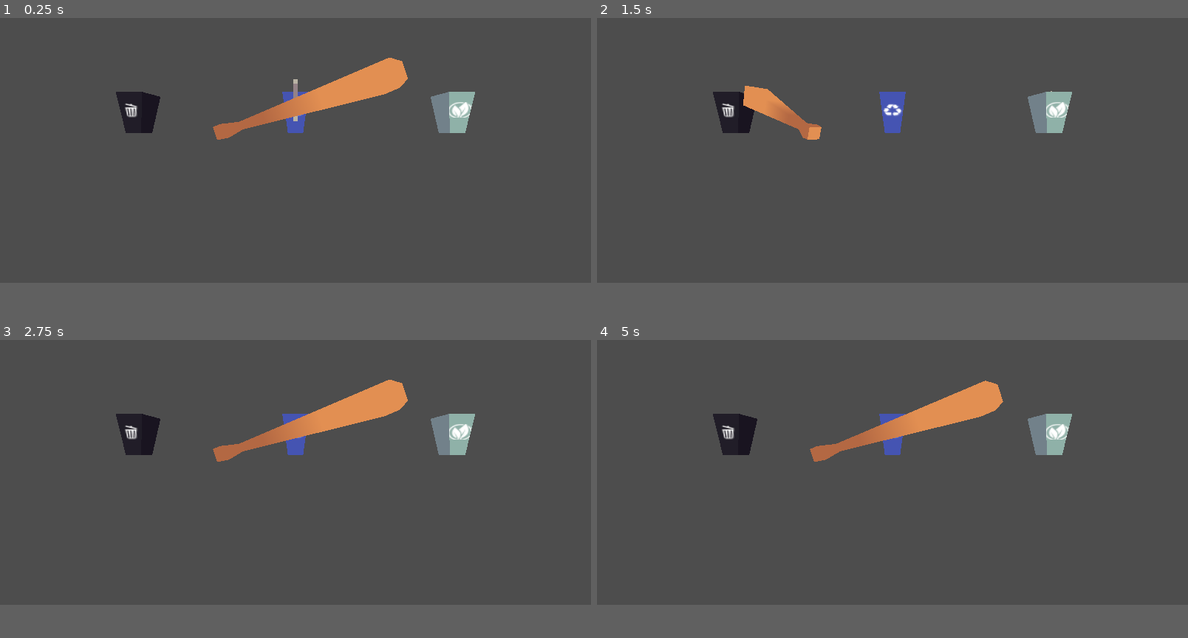
Above: before the commit, frames 1-4 (two rows, left to right).
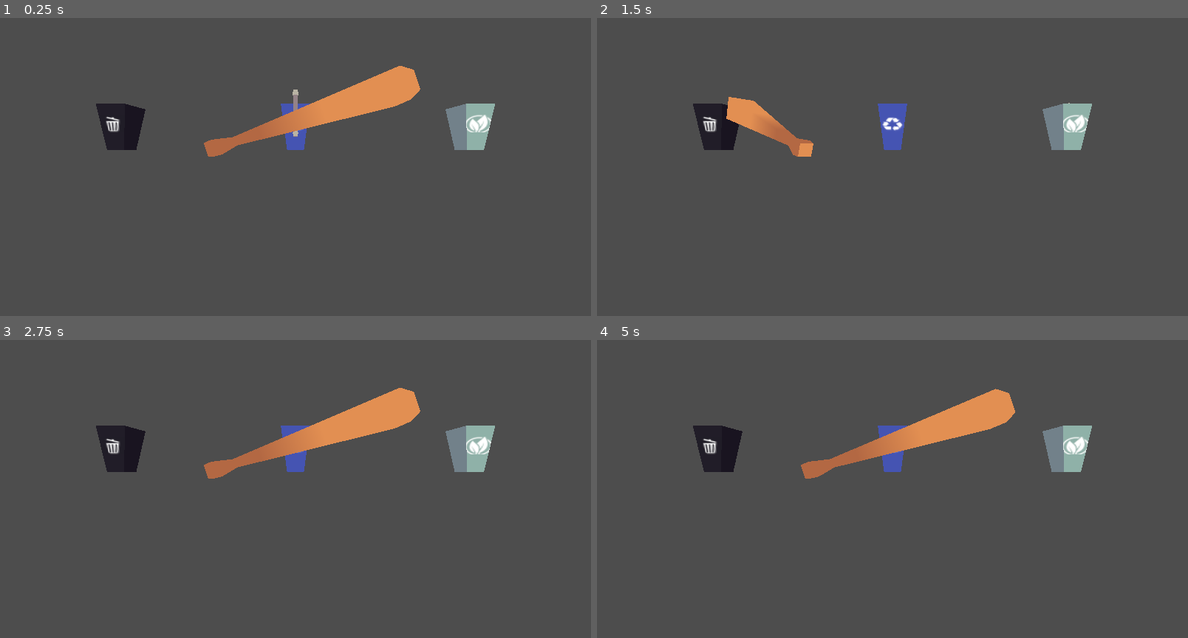
Above: after the commit, the same moments.

Repository: Manas701/SVCGameJam
Game: Godot game, scene res://scenes/manasScene.tscn
The game is run twice, just before and just after one commit, with the same random seed, the same clock (stepped at 60 frames per second) and the same inputs.
Inputs:
- Up to frame 1 (0.25 s): no input
- Up to frame 2 (1.5 s): tap Enter at 0.5 s; hold Right (select_right) 0.53-1.28 s; hold Space (swing) 0.53-1.28 s; hold Left (select_left) from 1.28 s (still down); tap Space (swing) at 1.35 s
- Up to frame 3 (2.75 s): release Left (select_left) at 2.03 s; hold Right (select_right) from 2.03 s (still down); hold Space (swing) from 2.03 s (still down)
- Up to frame 4 (5 s): release Space (swing) at 2.78 s; tap Space (swing) at 2.85, 4.35 s; release Right (select_right) at 3.53 s; hold Space (swing) 3.53-4.28 s; hold Left (select_left) from 3.53 s (still down)
In our replay, the window is 800x405 before the commit and 800x450 after it. These sizes can differ from the game's own. Grey fills any space a smaller window leaves; there, only what the larger window draws over its background counts as a difference.

The runs differ from the first frame. In frame 1, 6.2% of the frame differs, in the area x 16-84%, y 13-47%; in frame 2, 4.7%; in frame 3, 6.2%; in frame 4, 6.1%.

Commit message:
changed size of window

Diff:
--- a/project.godot
+++ b/project.godot
@@ -18,6 +18,7 @@
 [display]
 
 window/size/viewport_width=1280
+window/size/viewport_height=720
 
 [input]
 
